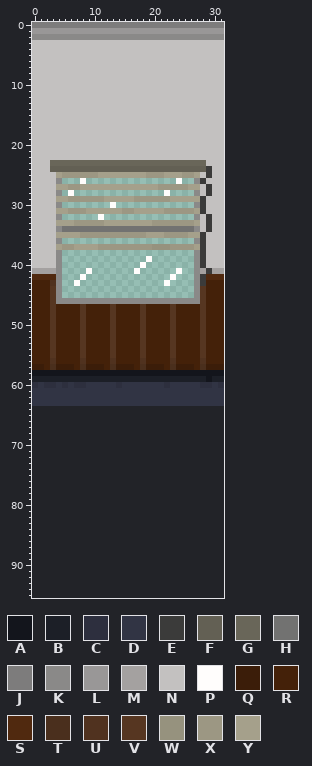
Sprite sheet -- Scenes/Station/Environment/WindowWall_Blinds.png. Above, as it was before the edit.
The file is 32x64 pixels. Colours within 5 levels of each other are drawn and written as one. The old version is drawn lined up with the new one, on the new canvas.
Palette (. is transparent): A #13151c  B #1c1f27  C #2d2f3e  D #313444  E #3b3b3a  F #636054  G #696659  H #727271  J #7d7c7c  K #8a8988  L #999797  M #a4a1a0  N #c3c1c0  P #fffdfc  Q #3b1d09  R #442109  S #50290f  T #4a2f1d  U #50321f  V #563621  W #96927e  X #9c9783  Y #a5a08b
Pixels before (only the part around the change), first column x 0:
50 RRRVRRRRVRRRRVRRRRVRRRRVRRRRVRRR
51 RRRVRRRRVRRRRVRRRRVRRRRVRRRRVRRR
52 RRRVRRRRVRRRRVRRRRVRRRRVRRRRVRRR
53 RRRVRRRRVRRRRVRRRRVRRRRVRRRRVRRR
54 RRRVRRRRVRRRRVRRRRVRRRRVRRRRVRRR
55 RRRVRRRRVRRRRVRRRRVRRRRVRRRRVRRR
56 RRRURRRRURRRRURRRRURRRRURRRRURRR
57 QQRTQQQRTQQQRTQQQRTQQQRTQQQRTQQQ
58 AAAAAAAAAAAAAAAAAAAAAAAAAAAAAAAA
59 BBBBBBBBBBBBBBBBBBBBBBBBBBBBBABB
60 CDCCDCDCCDDDDDCDDDDDDDCDDDDDCCDC
61 DDDDDDDDDDDDDDDDDDDDDDDDDDDDDDDD
62 DDDDDDDDDDDDDDDDDDDDDDDDDDDDDDDD
63 DDDDDDDDDDDDDDDDDDDDDDDDDDDDDDDD
64 ................................
65 ................................
66 ................................
67 ................................
68 ................................
69 ................................
70 ................................
71 ................................
72 ................................
73 ................................
74 ................................
75 ................................
76 ................................
77 ................................
78 ................................
79 ................................
80 ................................
81 ................................
82 ................................
83 ................................
84 ................................
85 ................................
86 ................................
87 ................................
88 ................................
After:
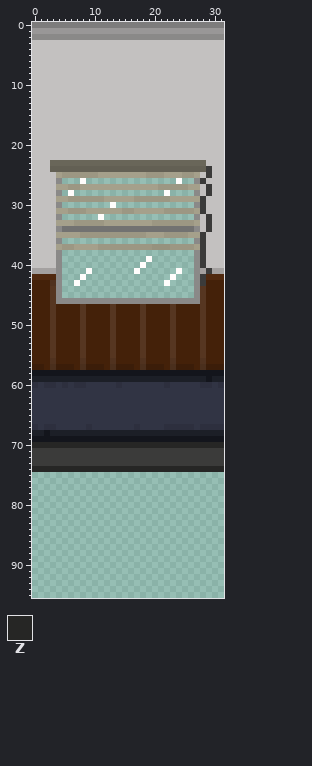
Colours new in this view: Z #262625
Diff:
{"change": "canvas 32x64 -> 32x96"}
{"y":64,"x":0,"old":"................................","new":"DDDDDDDDDDDDDDDDDDDDDDDDDDDDDDDD"}
{"y":65,"x":0,"old":"................................","new":"DDDDDDDDDDDDDDDDDDDDDDDDDDDDDDDD"}
{"y":66,"x":0,"old":"................................","new":"DDDDDDDDDDDDDDDDDDDDDDDDDDDDDDDD"}
{"y":67,"x":0,"old":"................................","new":"CDCCDDDDDCDDDDDDDCDDDDCCCCCDCCCC"}
{"y":68,"x":0,"old":"................................","new":"BBABBBBBBBBBBBBBBBBBBBBBBBBBBBBB"}
{"y":69,"x":0,"old":"................................","new":"AAAAAAAAAAAAAAAAAAAAAAAAAAAAAAAA"}
{"y":70,"x":0,"old":"................................","new":"ZZZZZZZZZZZZZZZZZZZZZZZZZZZZZZZZ"}
{"y":71,"x":0,"old":"................................","new":"EEEEEEEEEEEEEEEEEEEEEEEEEEEEEEEE"}
{"y":72,"x":0,"old":"................................","new":"EEEEEEEEEEEEEEEEEEEEEEEEEEEEEEEE"}
{"y":73,"x":0,"old":"................................","new":"EEEEEEEEEEEEEEEEEEEEEEEEEEEEEEEE"}
{"y":74,"x":0,"old":"................................","new":"ZZZZZZZZZZZZZZZZZZZZZZZZZZZZZZZZ"}
{"label":"added","picture_box":[32,406,224,472]}
